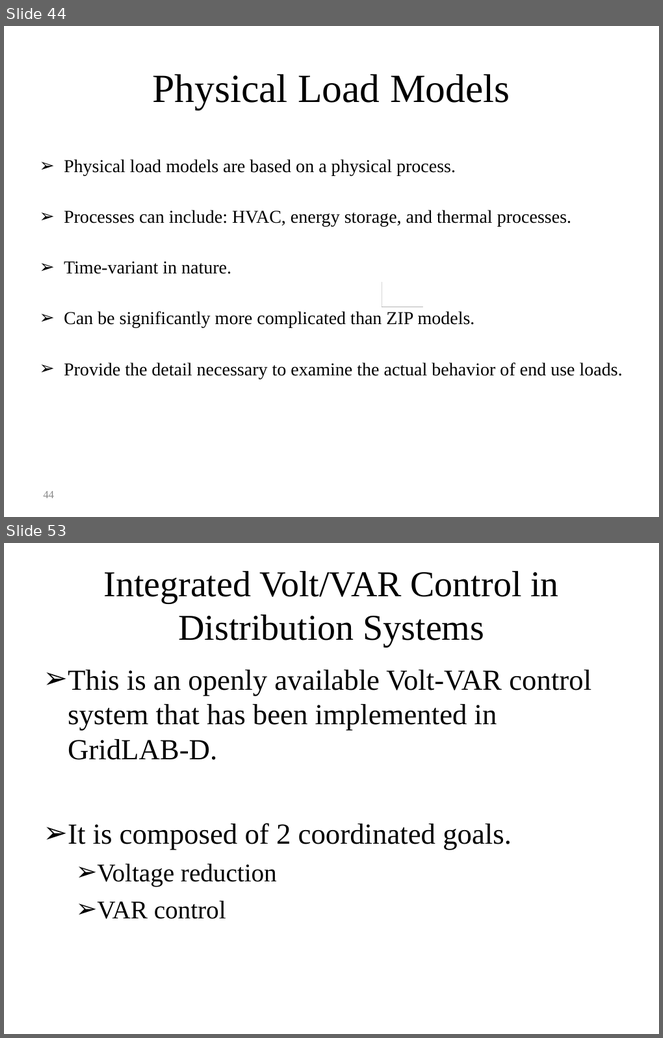
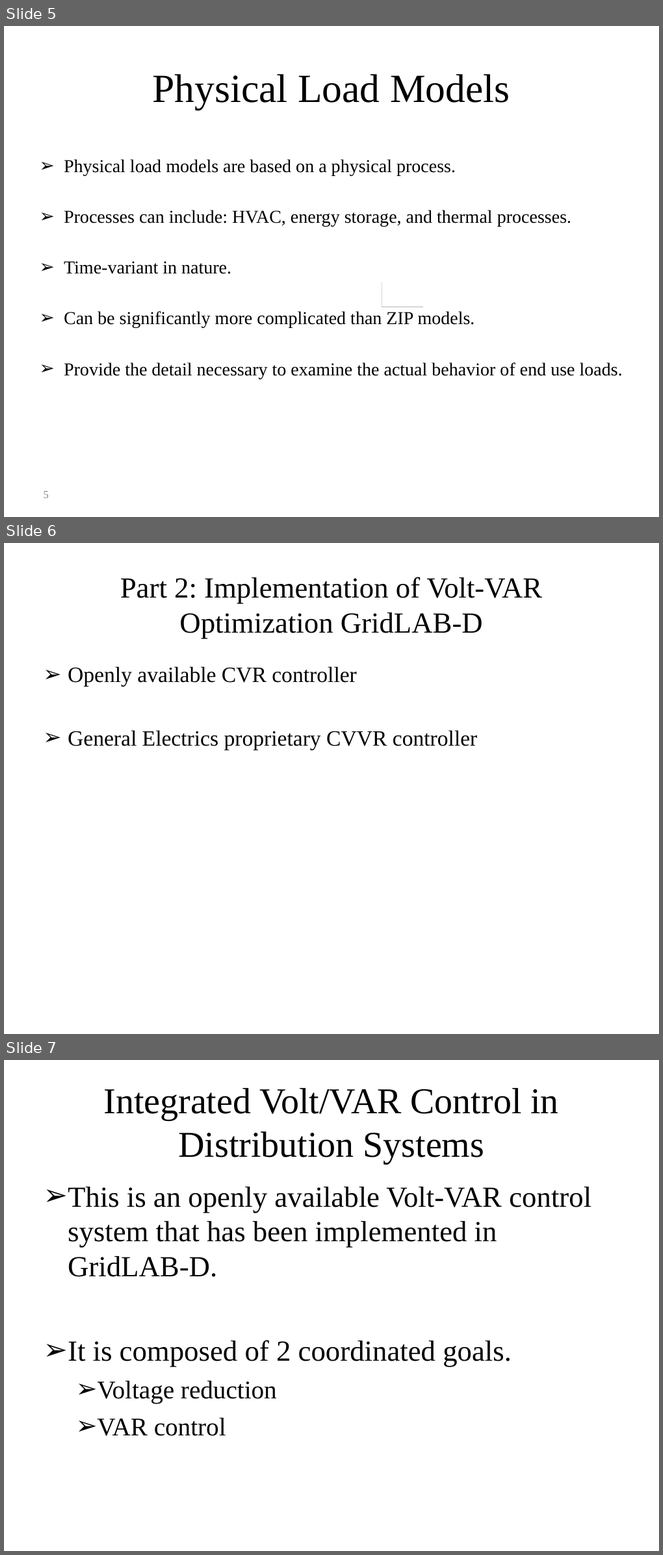
Before and after one commit to gridlab-d/course, a slide deck: Distribution_Analysis_Course/2.0 - CVR.ppt. Shown one above the other, each under a label of ours: slides 44 and 53 before the commit, slides 5, 6 and 7 after it; the slides between them are not shown. The pictures are 663x1038 and 663x1555 pixels, drawn with LibreOffice and Linux fonts; fonts in the diff are those of the drawing; grey boxes stand for pictures. Boxes give left, top, right and bottom in pixels: in the first picture for what was removed or moved away, otherwise in the second. Text is boxed around its words. In the diff, an @@ line names an element or a change of style, - is before the commit and + after.

```diff
--- a/Distribution_Analysis_Course/2.0 - CVR.ppt
+++ b/Distribution_Analysis_Course/2.0 - CVR.ppt
@@ slide 6 added at bbox=[4, 543, 659, 1034], background #FFFFFF @@
@@ title added at bbox=[120, 577, 543, 639], 32 pt, text #000000 @@
+Part 2: Implementation of Volt-VAR Optimization GridLAB-D
@@ text added at bbox=[68, 667, 478, 750], 24 pt, text #000000 @@
+➢ Openly available CVR controller
+➢ General Electrics proprietary CVVR controller
@@ what was slide 44 is now slide 5 @@
@@ page number at bbox=[43, 491, 48, 499]: text changed @@
-44
+5
@@ what was slide 53 is now slide 7 @@
```
Also in this commit, not shown: 3 slides changed, 3 other slides added, 3 slides removed.
